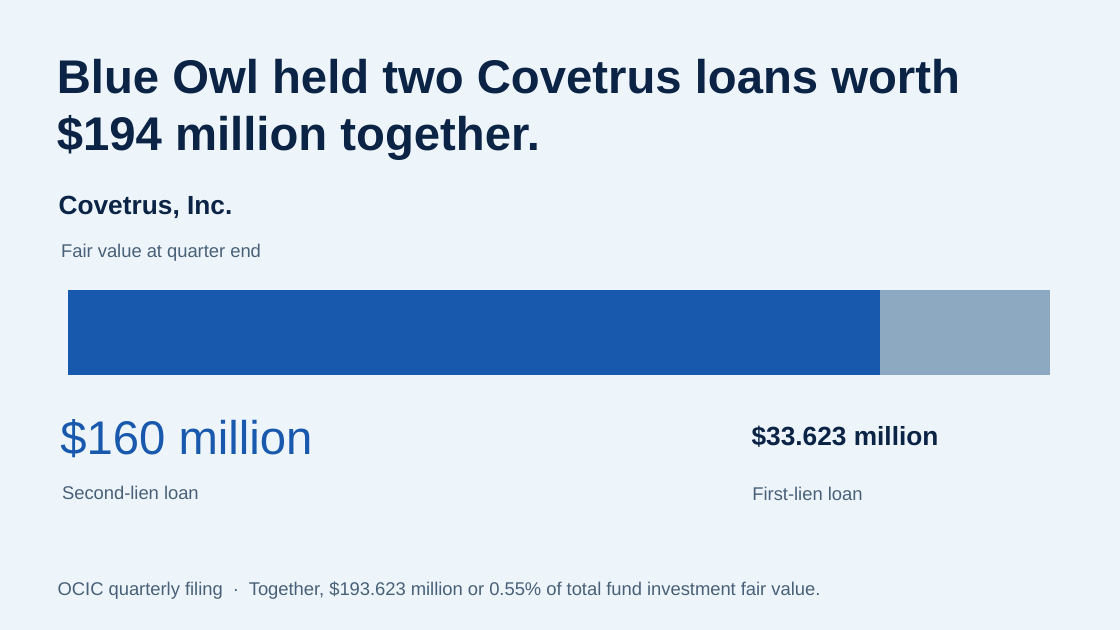
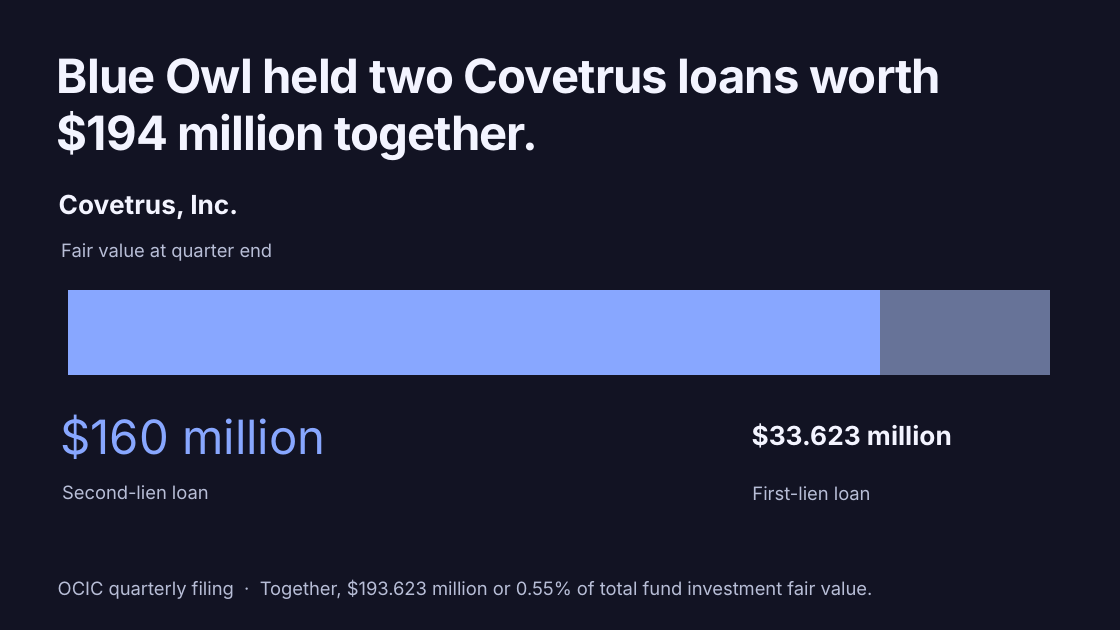
Before and after one commit to marcswartz/ivey-group7-portfolio, a slide deck: slide 8 of presentation.pptx. Drawn at 1120x630 pixels with LibreOffice and Linux fonts; fonts in the diff are those of the drawing. Boxes give left, top, right and bottom in pixels: in the first picture for what was removed or moved away, otherwise in the second. Text is boxed around its words. In the diff, an @@ line names an element or a change of style, - is before the commit and + after.

```diff
--- a/presentation.pptx
+++ b/presentation.pptx
@@ background #EDF5FB to #121323 @@
@@ text "Blue Owl held two Covetrus ..." at bbox=[57, 58, 941, 161]: font Arial to Inter, text colour #0B2345 to #F3F4FF, letter spacing 0 to -0.8 pt @@
@@ text "Covetrus, Inc." at bbox=[59, 194, 238, 219]: font Arial to Inter, text colour #0B2345 to #F3F4FF @@
@@ bar stacked chart at bbox=[47, 284, 1071, 382] @@
@@ colour of Series 1 #1959AD to #88A7FF @@
@@ colour of Series 2 #8DA9C2 to #677398 @@
@@ text "$160 million" at bbox=[60, 414, 325, 459]: font Arial to Inter, text colour #1959AD to #88A7FF @@
@@ text "$33.623 million" at bbox=[752, 423, 952, 448]: font Arial to Inter, text colour #0B2345 to #F3F4FF @@
@@ font Arial to Inter, text colour #486078 to #B8BED7 in 4 elements at bbox=[61, 243, 273, 261], bbox=[62, 485, 209, 499], bbox=[752, 486, 871, 500], bbox=[58, 580, 873, 599] @@
```
Also in this commit, not shown: 12 other slides changed, 19 other files.
